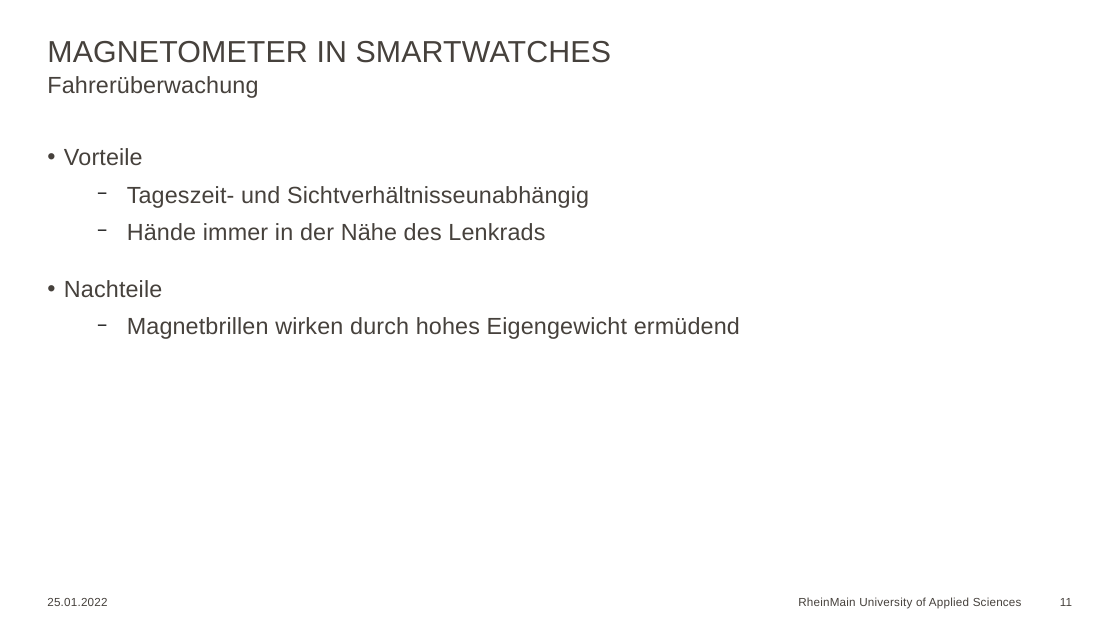
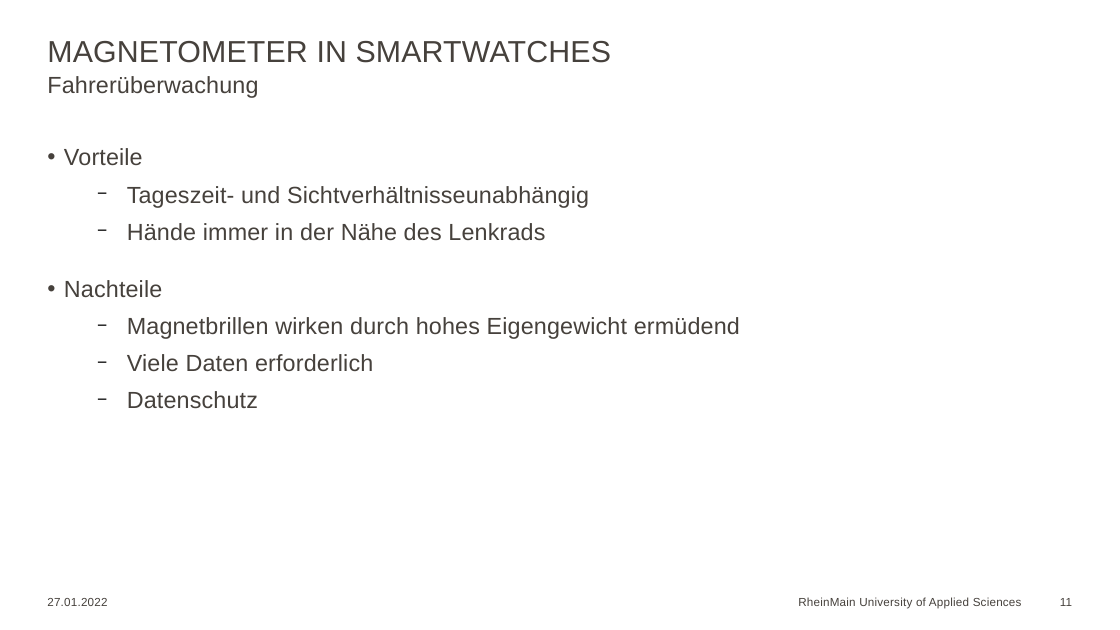
Before and after one commit to Georgios24816/hsrm, a slide deck: slide 11 of 5/Seminar/Georgios_Markou_10.odp. Drawn at 1120x630 pixels with LibreOffice and Linux fonts; fonts in the diff are those of the drawing; background and template pictures are left out. Boxes give left, top, right and bottom in pixels: in the first picture for what was removed or moved away, otherwise in the second. Text is boxed around its words. In the diff, an @@ line names an element or a change of style, - is before the commit and + after.

```diff
--- a/5/Seminar/Georgios_Markou_10.odp
+++ b/5/Seminar/Georgios_Markou_10.odp
@@ text at <box>127,354,373,409</box>: paragraphs added @@
+  − Viele Daten erforderlich
+  − Datenschutz
@@ text at <box>47,598,107,606</box>: text changed @@
-25.01.2022
+27.01.2022
```
Also in this commit, not shown: 10 other slides changed, 1 slide removed, 1 other file.
